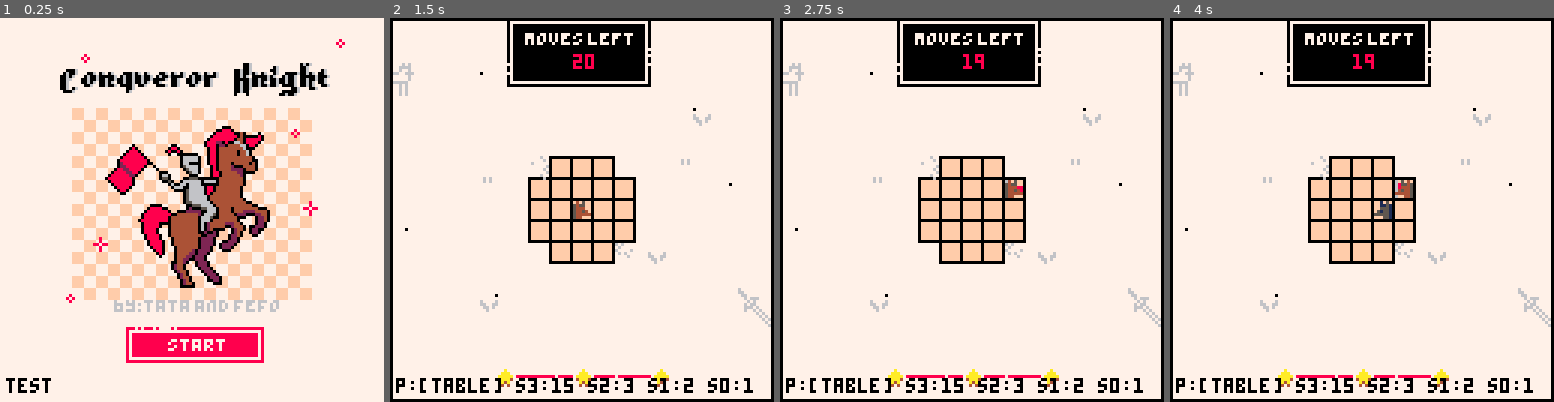
Above: before the commit, frames 1-4 (left to right).
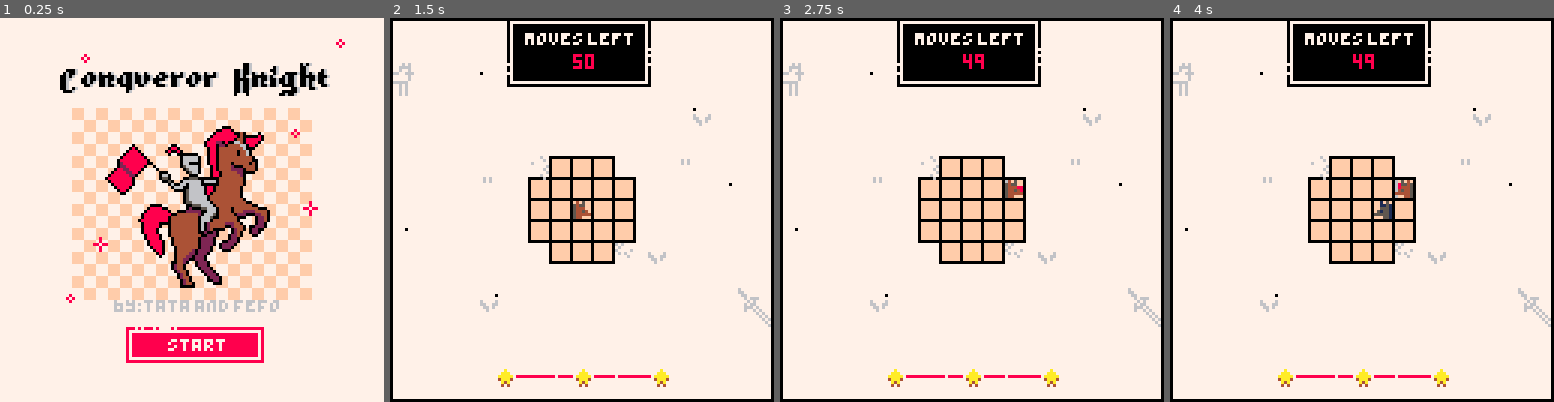
Above: after the commit, the same moments.

Repository: fbarreta/knight
Game: PICO-8 cartridge knight.p8
Two runs of this game, one before a commit and one after it. Both use one fixed random seed, a clock stepped at 60 frames per second and the inputs below.
Inputs:
- Up to frame 1 (0.25 s): no input
- Up to frame 2 (1.5 s): tap X (X key) at 0.33, 1.07 s; tap O (Z key) at 0.7 s
- Up to frame 3 (2.75 s): hold Right 1.6-2.1 s; tap O (Z key) at 1.7, 2.1, 2.5 s; tap X (X key) at 1.85 s; hold Up 2.15-2.42 s; hold Right from 2.47 s (still down)
- Up to frame 4 (4 s): tap O (Z key) at 2.9, 3.3, 3.7 s; tap X (X key) at 2.97 s; release Right at 3.03 s; hold Left 3.08-3.58 s; hold Down 3.63-3.97 s

The runs differ from the first frame. In frame 1, 0.2% of the frame differs, in the area x 1-14%, y 93-98%; in frame 2, 1.3%; in frame 3, 1.3%, in the area x 1-95%, y 9-98%; in frame 4, 1.3%.

Commit message:
Add files via upload

Diff:
--- a/knight.p8
+++ b/knight.p8
@@ -3,7 +3,7 @@
 __lua__
 levels = {
 	{
-		moves=20,
+		moves=50,
 		grid = {r=5,c=5},
 		holes = {
 			{x = 0,y = 0},
@@ -282,7 +282,7 @@
  checklevel()
  splashscreen()
  drawlevel()
- debug(2, 120)
+ //debug(2, 120)
 end
 
 function levelupdate()
@@ -485,19 +485,23 @@
 		spr(39,82,16,2,1)
 	end
 	line(42,119,86,119,8)
-	//progress bar 44px
-	//local range = 5
-	//local rangestep = 100 / range
-	//local len = 44
-	//local step = len * 0.01
-	//local m = (levels[level].moves - moves) - stars.s2 - stars.s1
-	//local p = flr(step * (m * rangestep))
-	//if stars.score < 3 and p > 0 then
-	//		if p > len then
-	//			p = len
-	//		end
-	//	line(86-p,119,86,119,6)
-	//end
+	// progress bar 44px
+	local len = 22
+	local range = stars.s3 - stars.s2
+	if stars.score <= 1 then
+		range = stars.s2 - stars.s1
+	end
+	local rangestep = 100 / range
+	local step = len * 0.01
+	local totalmoves = levels[level].moves
+	local m = (totalmoves - moves) - (totalmoves - stars.s3)
+	local p = flr(step * (m * rangestep))
+	if stars.score < 3 and p > 0 then
+			if p > 44 then
+				p = 44
+			end
+		line(86-p,119,86,119,6)
+	end
 	line(55,119,55,119,7)
 	line(75,119,75,119,7)
 	local s3 = 8;
@@ -519,11 +523,11 @@
 	color(0)
 	drawbackground()
 	rect(0,0,127,127,0)
-	message = "p:"..tostr(p)
-	      .. " s3:"..tostr(stars.s3)
-							.. " s2:"..tostr(stars.s2)
-							.. " s1:"..tostr(stars.s1)
-							.. " s0:"..tostr(stars.s0)
+	//message = "m:"..tostr(pp)
+	//      .. " s3:"..tostr(stars.s3)
+	//						.. " s2:"..tostr(stars.s2)
+	//						.. " s1:"..tostr(stars.s1)
+	//						.. " s0:"..tostr(stars.s0)
 end
 
 function drawbackground()
